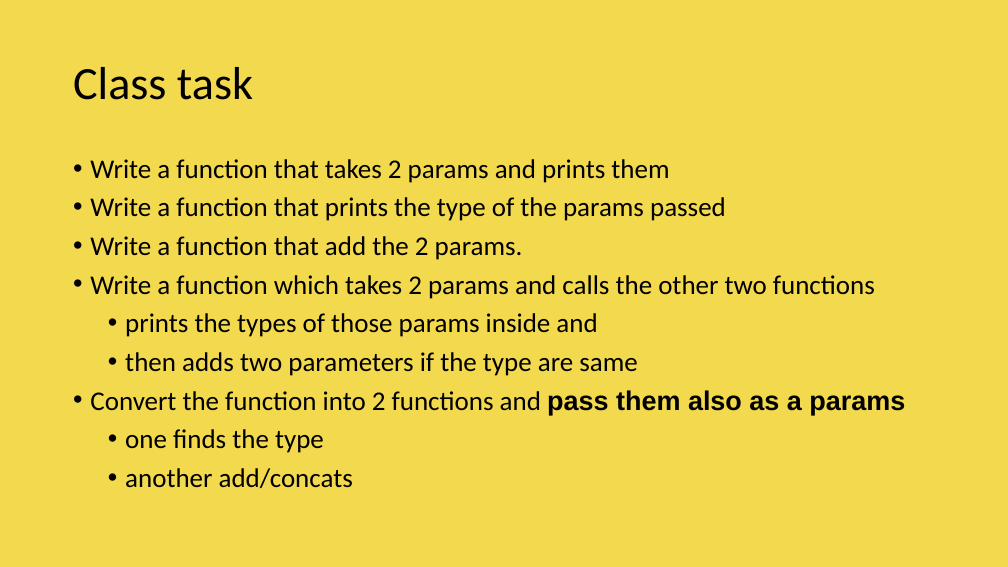
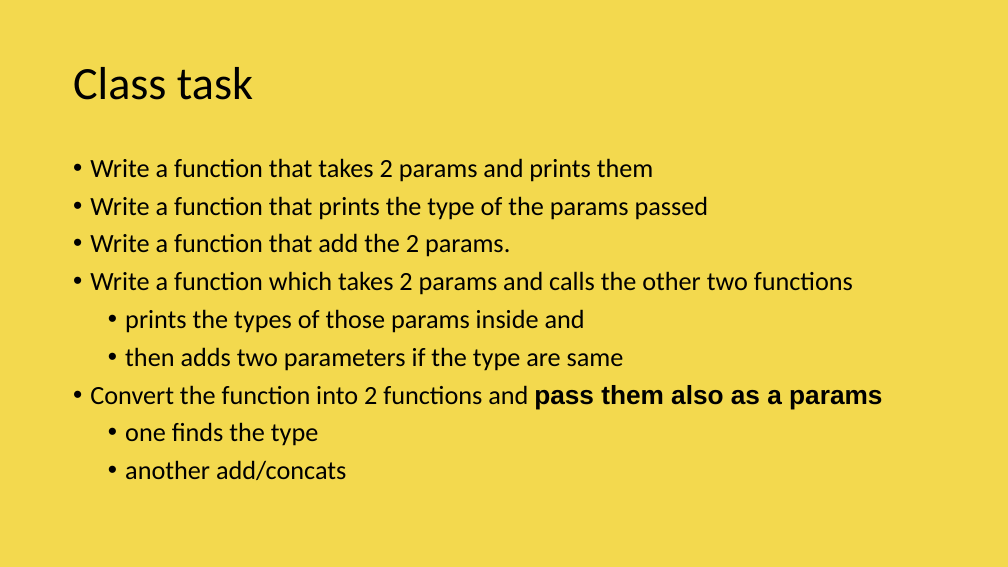
Before and after one commit to vishwanantha/javascript-101, a slide deck: slide 43 of ppt/001 - DataTypes.pptx (slide 40 before the commit). Drawn at 1008x567 pixels with LibreOffice and Linux fonts; fonts in the diff are those of the drawing. Boxes give left, top, right and bottom in pixels: in the first picture for what was removed or moved away, otherwise in the second. Text is boxed around its words. In the diff, an @@ line names an element or a change of style, - is before the commit and + after.

```diff
--- a/ppt/001 - DataTypes.pptx
+++ b/ppt/001 - DataTypes.pptx
@@ text "Write a function that takes ..." at (90,158,882,480): size 25.8 to 25 pt @@
```
Also in this commit, not shown: 6 other slides changed, 7 slides added, 1 other file.
